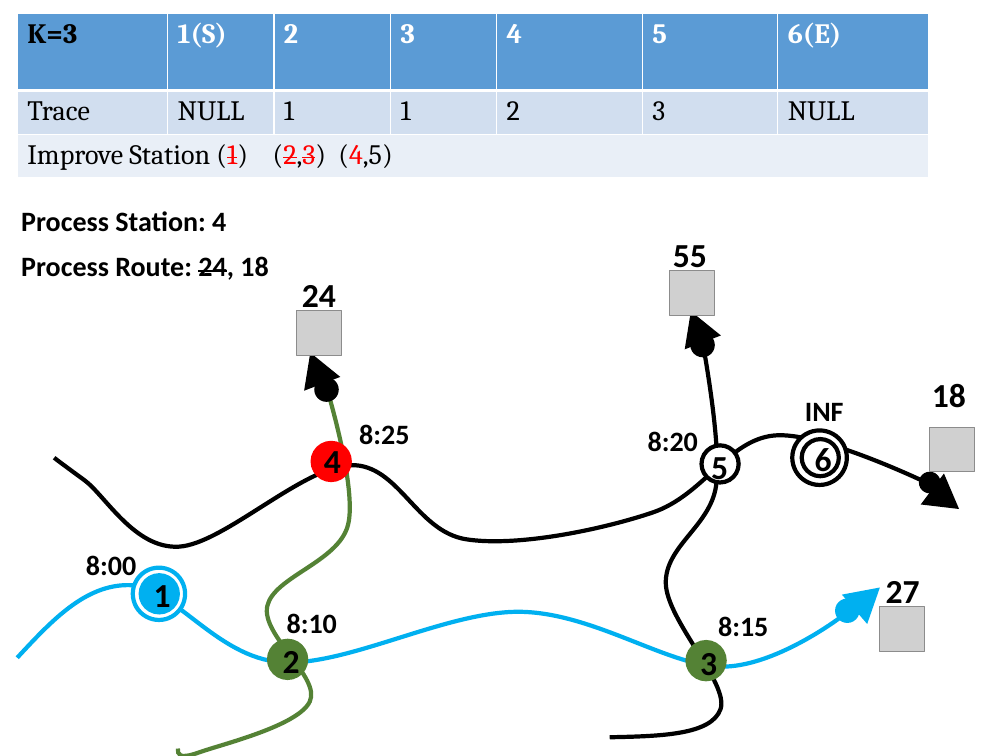
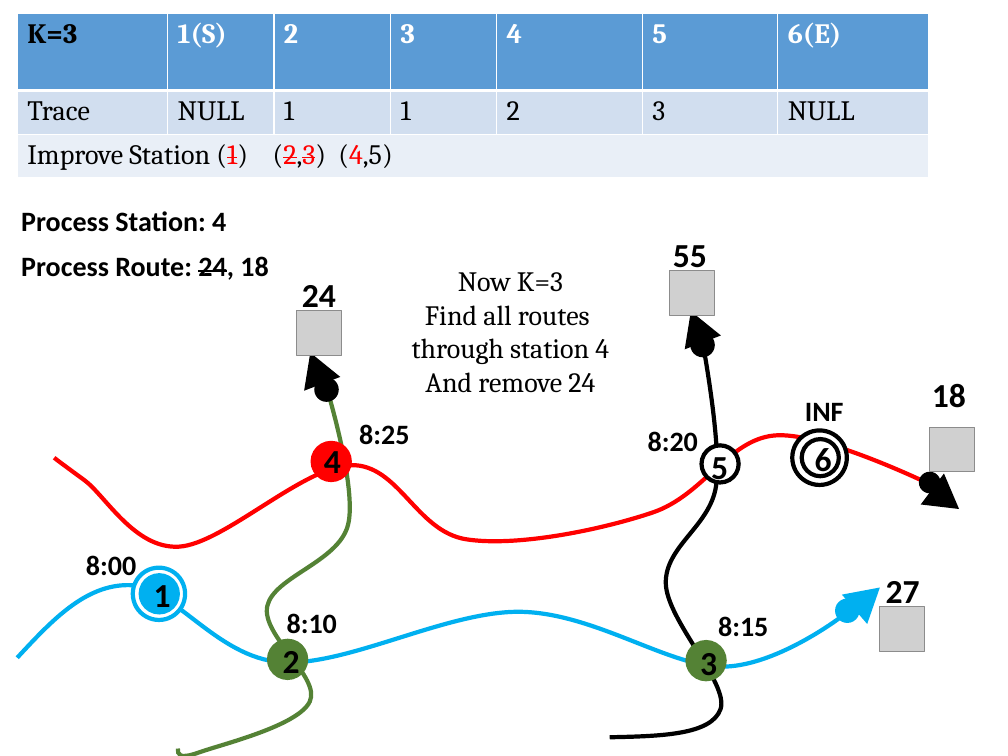
Before and after one commit to hqt/street-router, a slide deck: slide 37 of Document/presentation/bus/4 raptor new.pptx (slide 39 before the commit). Drawn at 1008x756 pixels with LibreOffice and Linux fonts; fonts in the diff are those of the drawing; grey boxes stand for pictures. Boxes give left, top, right and bottom in pixels: in the first picture for what was removed or moved away, otherwise in the second. Text is boxed around its words. In the diff, an @@ line names an element or a change of style, - is before the commit and + after.

```diff
--- a/Document/presentation/bus/4 raptor new.pptx
+++ b/Document/presentation/bus/4 raptor new.pptx
@@ text added at (x1=412, y1=272, x2=609, y2=393), 20 pt, text #000000 @@
+Now K=3
+Find all routes
+through station 4
+And remove 24
@@ freeform shape at (x1=54, y1=435, x2=930, y2=547): outline #000000 3 pt to #FF0000 3 pt @@
```
Also in this commit, not shown: 31 other slides changed, 4 slides added, 2 slides removed, 13 other files.
